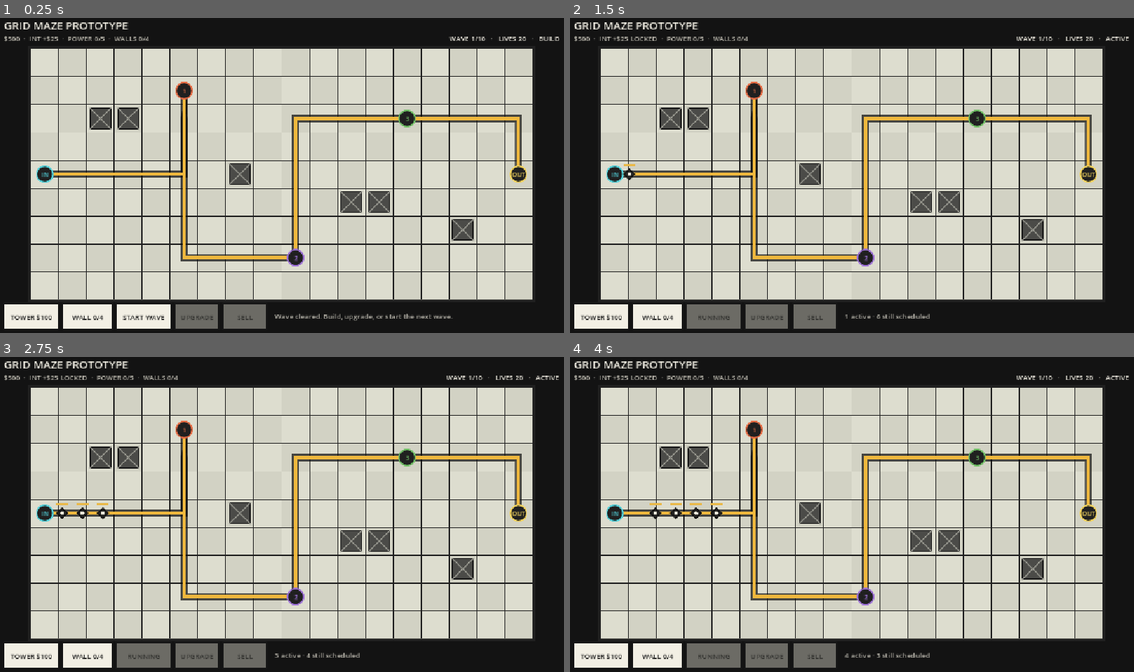
Above: before the commit, frames 1-4 (two rows, left to right).
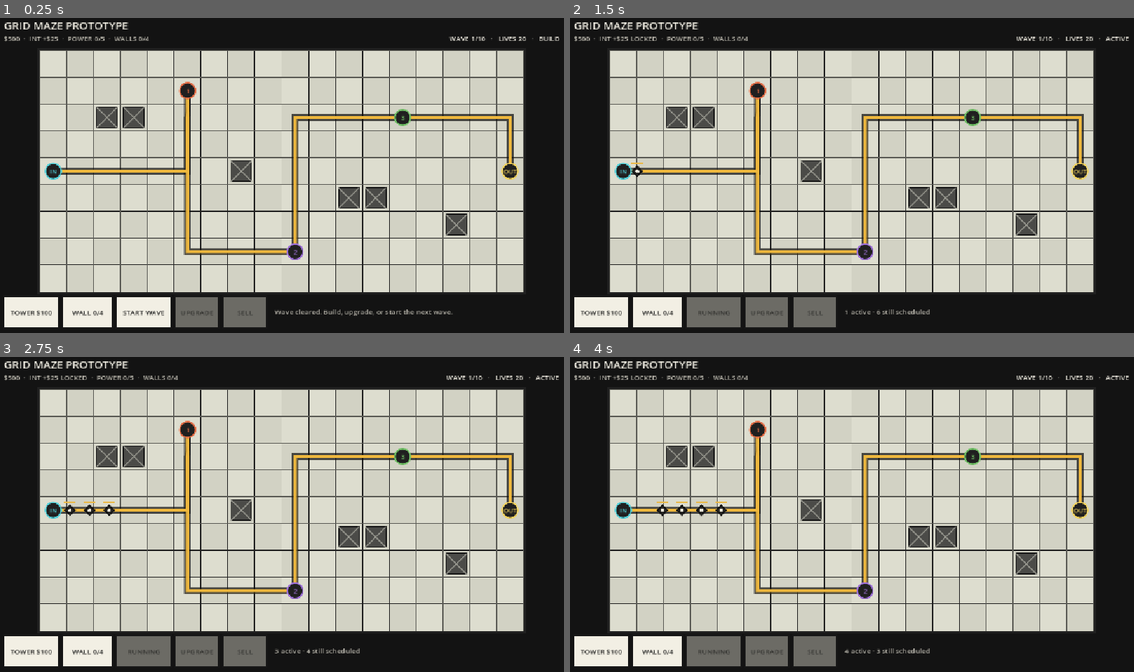
Above: after the commit, the same moments.

Repository: tstover91/Towerdefense
Game: Godot game, scene res://prototype/prototype_main.tscn
The game is run twice, just before and just after one commit, with the same random seed, the same clock (stepped at 60 frames per second) and the same inputs.
Inputs (mouse positions are in pixels of both pictures, inside the frame that each line leads up to):
- Up to frame 1 (0.25 s): no input
- Up to frame 2 (1.5 s): tap Enter at 0.5 s; move the mouse to (976, 159) at 0.52 s; click (976, 159) at 0.67 s; tap Space at 0.77 s; drag from (739, 191) to (823, 241) at 1.27 s
- Up to frame 3 (2.75 s): move the mouse to (338, 445) at 2.02 s; click (338, 445) at 2.17 s
- Up to frame 4 (4 s): drag from (823, 580) to (677, 467) at 2.77 s; move the mouse to (1021, 564) at 3.52 s; click (1021, 564) at 3.67 s; tap Space at 3.77 s

The runs differ from the first frame. In frame 1, 20% of the frame differs, in the area x 0-95%, y 9-99%; in frame 2, 19%; in frame 3, 20%; in frame 4, 20%.

Commit message:
Fix Android editor placement input

Diff:
--- a/prototype/prototype_grid_board.gd
+++ b/prototype/prototype_grid_board.gd
@@ -11,9 +11,9 @@
 const GRID_SIZE := Vector2i(18, 9)
 const GRID_MARGIN := 18.0
 const TOP_UI_HEIGHT := 68.0
-const BOTTOM_UI_HEIGHT := 76.0
+const BOTTOM_UI_HEIGHT := 88.0
 const COMPACT_TOP_UI_HEIGHT := 52.0
-const COMPACT_BOTTOM_UI_HEIGHT := 68.0
+const COMPACT_BOTTOM_UI_HEIGHT := 80.0
 const WAVE_REWARD_MESSAGE_DURATION_MSEC := 3500
 const PLACEMENT_DRAG_THRESHOLD := 18.0
 const PLACEMENT_FINGER_OFFSET_CELLS := 0.85
@@ -142,7 +142,7 @@
 		queue_redraw()
 
 
-func _unhandled_input(event: InputEvent) -> void:
+func _input(event: InputEvent) -> void:
 	if portrait_view:
 		return
 	if event is InputEventScreenTouch:
@@ -1103,7 +1103,7 @@
 		)
 	)
 	var footer_y := board_origin.y + board_size.y + 8.0
-	var button_height := 48.0 if compact_layout else 52.0
+	var button_height := 60.0 if compact_layout else 64.0
 	build_button_rect = Rect2(
 		safe_view_rect.position.x + GRID_MARGIN,
 		footer_y,
--- a/tools/prototype_combat_integration_smoke.gd
+++ b/tools/prototype_combat_integration_smoke.gd
@@ -19,6 +19,21 @@
 	var board: Node2D = game.get_node("GridBoard")
 	board.enemy_resolved.connect(_on_enemy_resolved)
 	var button_center: Vector2 = board.build_button_rect.get_center()
+	var android_touch := InputEventScreenTouch.new()
+	android_touch.index = 0
+	android_touch.position = button_center
+	android_touch.pressed = true
+	board._input(android_touch)
+	android_touch = InputEventScreenTouch.new()
+	android_touch.index = 0
+	android_touch.position = button_center
+	android_touch.pressed = false
+	board._input(android_touch)
+	_assert(
+		int(board.placement_mode) == 1,
+		"raw viewport touch begins precision placement before GUI handling"
+	)
+	board._cancel_placement()
 	board._begin_precision_placement()
 	board._arm_placement_drag(button_center, 0)
 	var touch_jitter := button_center + Vector2(14.0, 0.0)
--- a/tools/prototype_layout_smoke.gd
+++ b/tools/prototype_layout_smoke.gd
@@ -45,8 +45,8 @@
 			"%s keeps the wall control inside the safe viewport" % viewport_size
 		)
 		_assert(
-			board.build_button_rect.size.y >= 48.0
-			and board.wall_button_rect.size.y >= 48.0,
+			board.build_button_rect.size.y >= 60.0
+			and board.wall_button_rect.size.y >= 60.0,
 			"%s gives build controls mobile-sized touch targets" % viewport_size
 		)
 		_assert(
